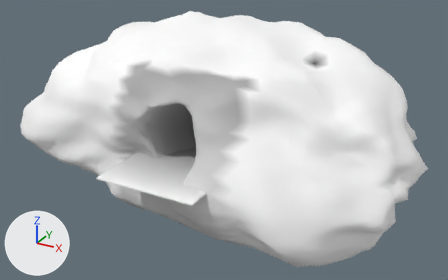
The glTF model assets/caves-v1/cave_mouth.glb as it was, and as the next commit left it.
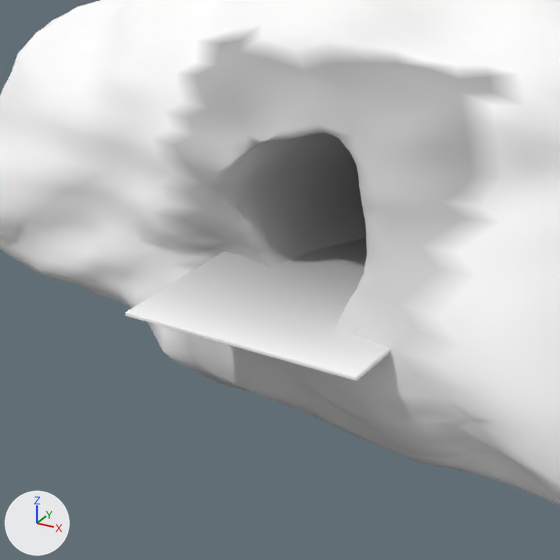
Each version appears first whole from a 50 mm camera at (16.13, -23.68, 14.17) aimed at (-0.56, 6.67, -1.0), and next in a close-up on the part from 10% to 62% of the width and 17% to 100% of the height. Every picture has the same lights, and +X, +Y and +Z are marked at lower left. The older version's two pictures come first. Vertices at exactly the same position are counted once.

The scene before the commit, as lines of its bpy script (objects in view):
```python
me_cave_mouth_rock = bpy.data.meshes.new('cave mouth rock')
me_cave_mouth_rock.from_pydata(...)  # 3003 vertices, 6002 faces; spans x -13.2..11.6, y -1.5..17.8, z -4.0..6.5
me_cave_mouth_rock.materials.append(mat_cm_rock)
me_cube = bpy.data.meshes.new('Cube')
me_cube.from_pydata(...)  # 1784 vertices, 3564 faces; spans x -2.8..2.8, y -4.5..4.5, z -0.05..0.05
me_cube.materials.append(mat_cm_earth)
ob_cave_mouth_rock_col = bpy.data.objects.new('cave mouth rock-col', me_cave_mouth_rock)
ob_cave_mouth_rock_col.location = (0.0, 0.0, 0.0)
ob_mouth_floor_col = bpy.data.objects.new('mouth floor-col', me_cube)
ob_mouth_floor_col.location = (0.0, 2.0, -0.05)
```
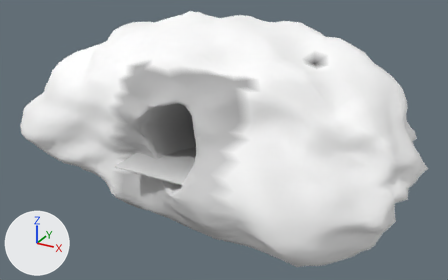
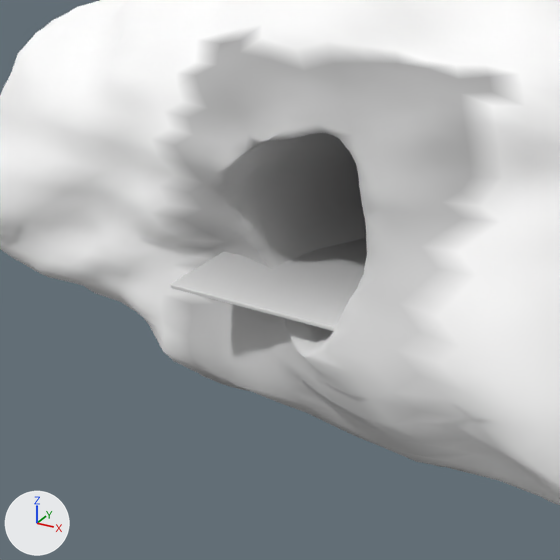
Where the change shows, as pixel boxes (x1, y1, x2, y2) in the close-ups (560 x 560 px; the box of a moved part takes in the faces that stretch with it):
'mouth floor-col', moved, rescaled: before (125, 238, 391, 381); after (171, 238, 367, 331)
part 1 of me_cube, moved or reshaped: before (125, 283, 391, 381); after (171, 283, 336, 331)
part 2 of me_cube, edited (looks the same): (171, 275, 341, 328) in both
part 3 of me_cube, edited (looks the same): (219, 238, 367, 290) in both

What changed in the scene script:
```text
Change me_cube:
    used by ob_mouth_floor_col; location = (0.0, 2.0, -0.05)
    remove me_cube.from_pydata(...)  # 1784 vertices, 3564 faces; spans x -2.8..2.8, y -4.5..4.5, z -0.05..0.05
    add me_cube.from_pydata(...)  # 1784 vertices, 3564 faces; spans x -2.8..2.8, y -3.75..3.75, z -0.05..0.05
    me_cube part 1: the whole mesh is scaled about its middle by (1, 0.833, 1)
    me_cube part 2: 1452 faces centred in x -2.8..2.8, y -4.5..3.15, z -0.05..0.05 are repainted in the vertex colours; the middle colour goes from white #fefefe to light grey #dddddd
    me_cube part 3: 779 faces centred in x -2.8..2.8, y -2.16..3.15, z -0.05..0.05 are repainted in the vertex colours; the middle colour goes from grey #9a9a9a to grey #8b8b8b
Change ob_mouth_floor_col:
    ob_mouth_floor_col.location: (0.0, 2.0, -0.05) -> (0.0, 2.75, -0.05)
```
